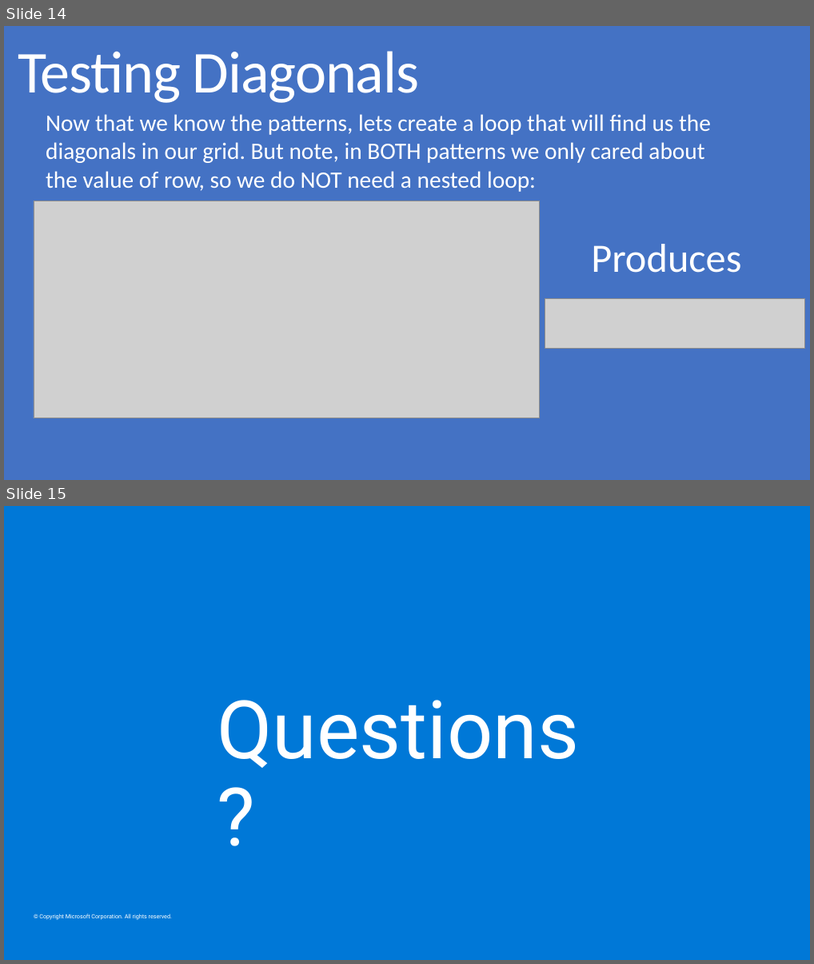
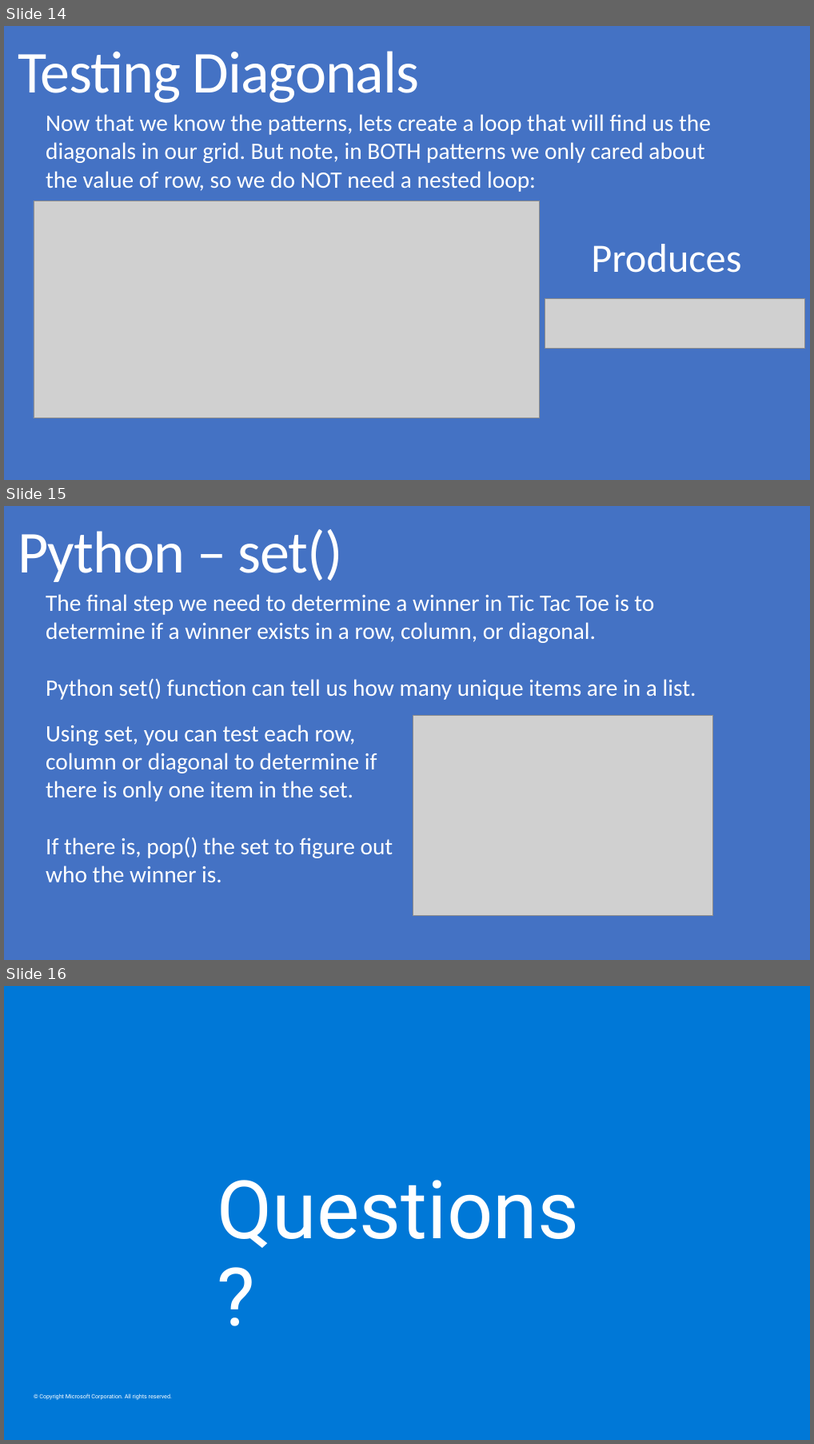
Before and after one commit to grecoe/teals, a slide deck: 5_presentations/NestedForLoops.pptx. Shown one above the other, each under a label of ours: slides 14 and 15 before the commit, slides 14, 15 and 16 after it. The pictures are 814x964 and 814x1444 pixels, drawn with LibreOffice and Linux fonts; fonts in the diff are those of the drawing; grey boxes stand for pictures; background and template pictures are left out. Boxes give left, top, right and bottom in pixels: in the first picture for what was removed or moved away, otherwise in the second. Text is boxed around its words. In the diff, an @@ line names an element or a change of style, - is before the commit and + after.

Commit message:
set() description and example

```diff
--- a/5_presentations/NestedForLoops.pptx
+++ b/5_presentations/NestedForLoops.pptx
@@ slide 15 added at [4,506,810,960], background #4472C4 @@
@@ title added at [18,529,343,582], 70.6 pt, text #FFFFFF @@
+Python – set()
@@ text added at [46,594,697,700], 28 pt, text #FFFFFF @@
+The final step we need to determine a winner in Tic Tac Toe is to determine if a winner exists in a row, column, or diagonal.
+Python set() function can tell us how many unique items are in a list.
@@ picture added at [413,716,714,916] @@
@@ text added at [46,724,394,882], 28 pt, text #FFFFFF @@
+Using set, you can test each row, column or diagonal to determine if there is only one item in the set.
+If there is, pop() the set to figure out who the winner is.
@@ what was slide 15 is now slide 16 @@
```
